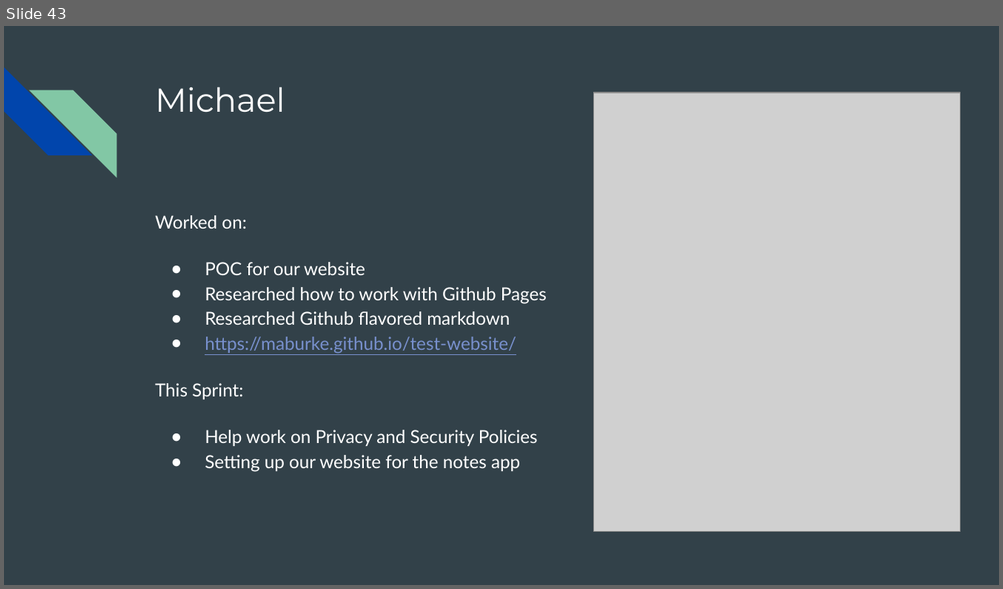
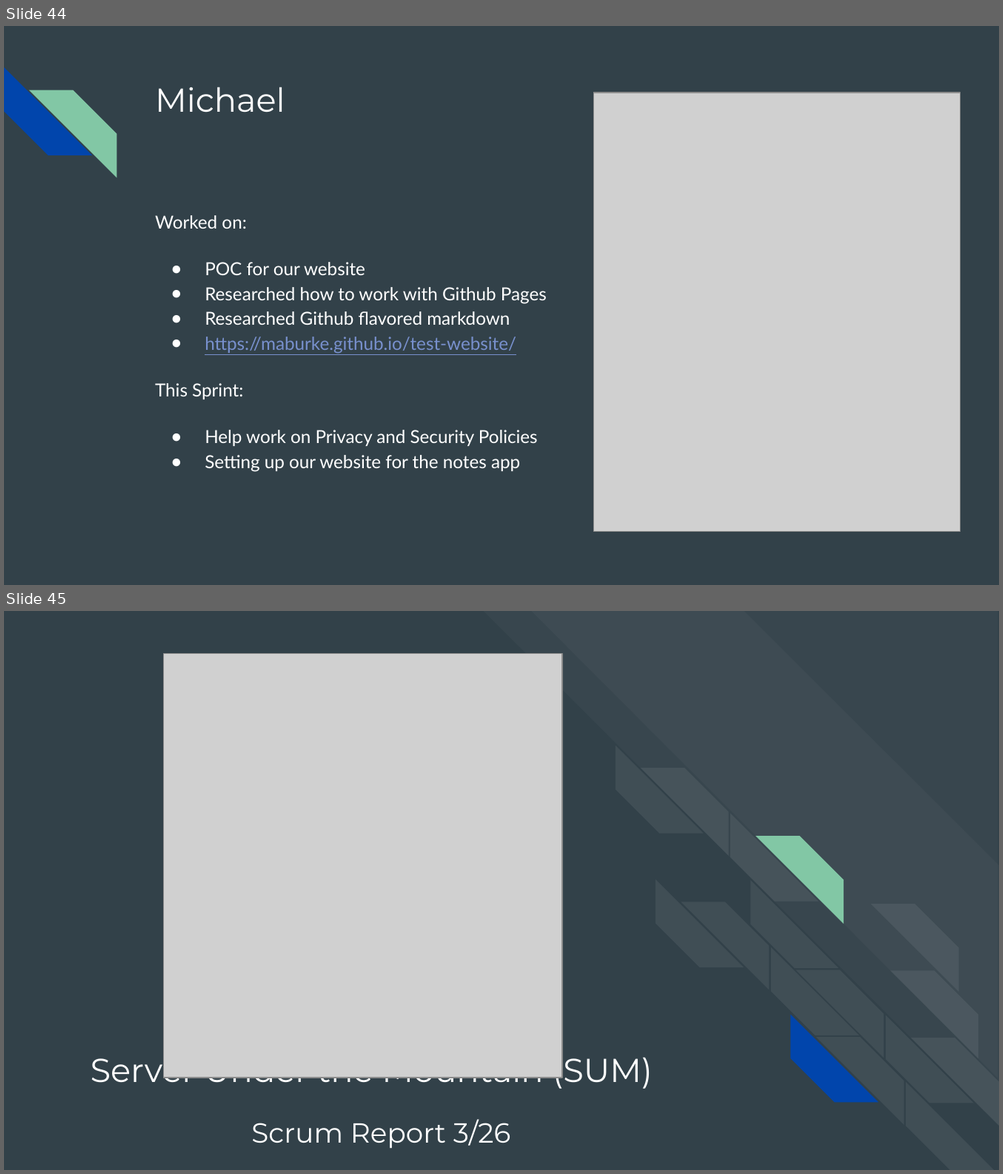
Before and after one commit to Incognoto/incognoto, a slide deck: SUM Presentations.pptx. Shown one above the other, each under a label of ours: slide 43 before the commit, slides 44 and 45 after it. The pictures are 1003x589 and 1003x1174 pixels, drawn with LibreOffice and Linux fonts; fonts in the diff are those of the drawing; grey boxes stand for pictures. Boxes give left, top, right and bottom in pixels: in the first picture for what was removed or moved away, otherwise in the second. Text is boxed around its words. In the diff, an @@ line names an element or a change of style, - is before the commit and + after.

```diff
--- a/SUM Presentations.pptx
+++ b/SUM Presentations.pptx
@@ slide 45 added at <box>4,611,999,1170</box>, background #324149 @@
@@ picture added at <box>164,654,563,1079</box> @@
@@ title added at <box>91,1051,652,1091</box>, 24 pt, text #FFFFFF @@
+Server Under the Mountain (SUM)
@@ group added at <box>484,611,999,1170</box>: 18 diag stripes @@
@@ title added at <box>251,1119,511,1149</box>, 20 pt, text #FFFFFF @@
+Scrum Report 3/26
@@ what was slide 43 is now slide 44 @@
```
Also in this commit, not shown: 1 slide changed, 7 other slides added, 1 slide removed.
